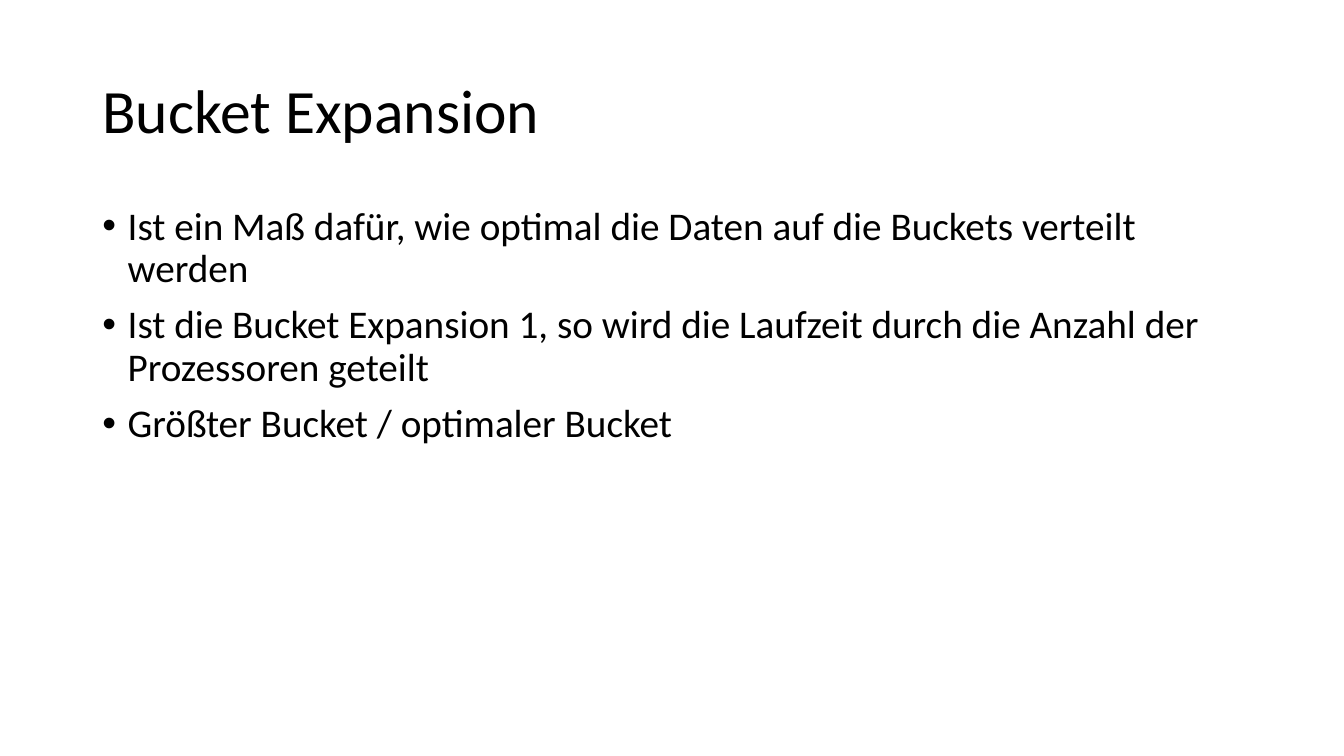
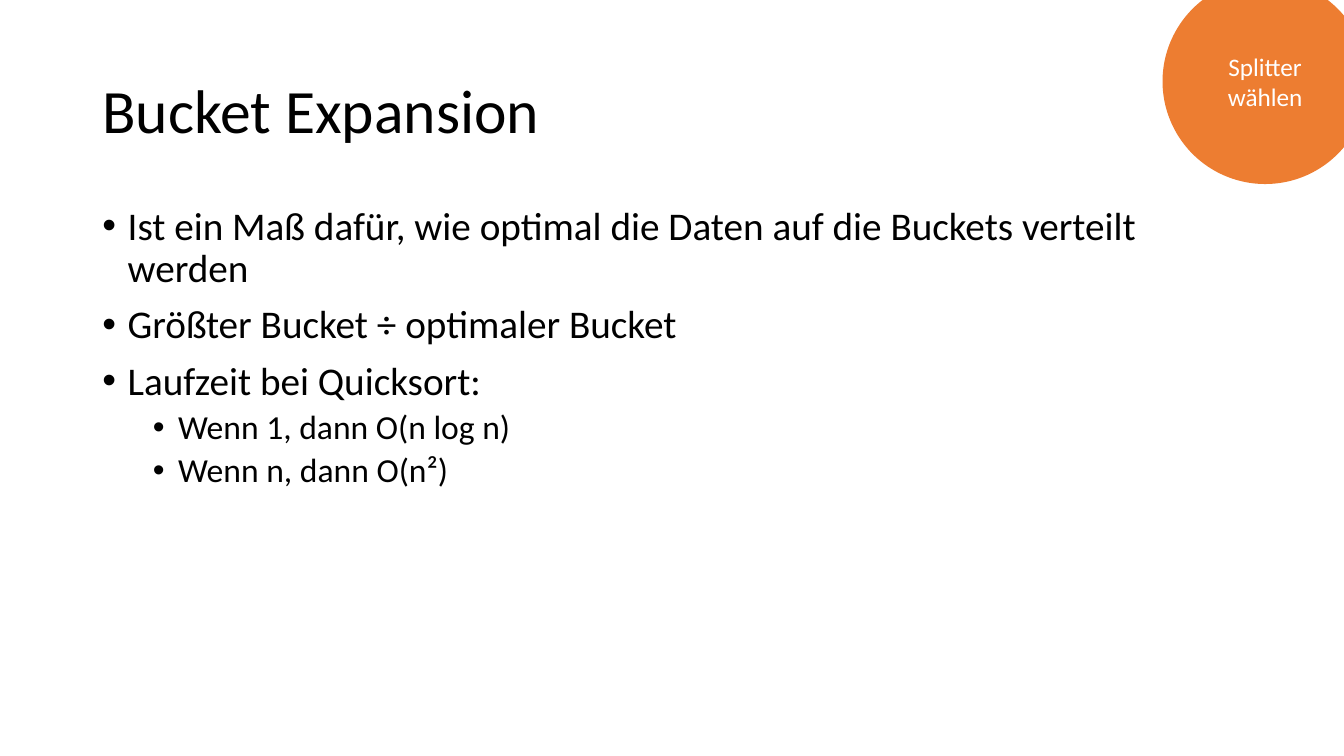
Before and after one commit to NikBenson/ALG, a slide deck: slide 18 of presentation/main.pptx (slide 16 before the commit). Drawn at 1344x756 pixels with LibreOffice and Linux fonts; fonts in the diff are those of the drawing. Boxes give left, top, right and bottom in pixels: in the first picture for what was removed or moved away, otherwise in the second. Text is boxed around its words. In the diff, an @@ line names an element or a change of style, - is before the commit and + after.

```diff
--- a/presentation/main.pptx
+++ b/presentation/main.pptx
@@ ellipse added at [1163, 0, 1344, 185], fill #ED7D31, 18 pt, text #FFFFFF @@
+Splitter wählen
@@ text at [128, 310, 676, 487]: text changed @@
-• Ist die Bucket Expansion 1, so wird die Laufzeit durch die Anzahl der Prozessoren geteilt
-• Größter Bucket / optimaler Bucket
+• Größter Bucket ÷ optimaler Bucket
+• Laufzeit bei Quicksort:
+  • Wenn 1, dann O(n log n)
+  • Wenn n, dann O(n²)
```
Also in this commit, not shown: 15 other slides changed, 7 slides added, 2 other files.
